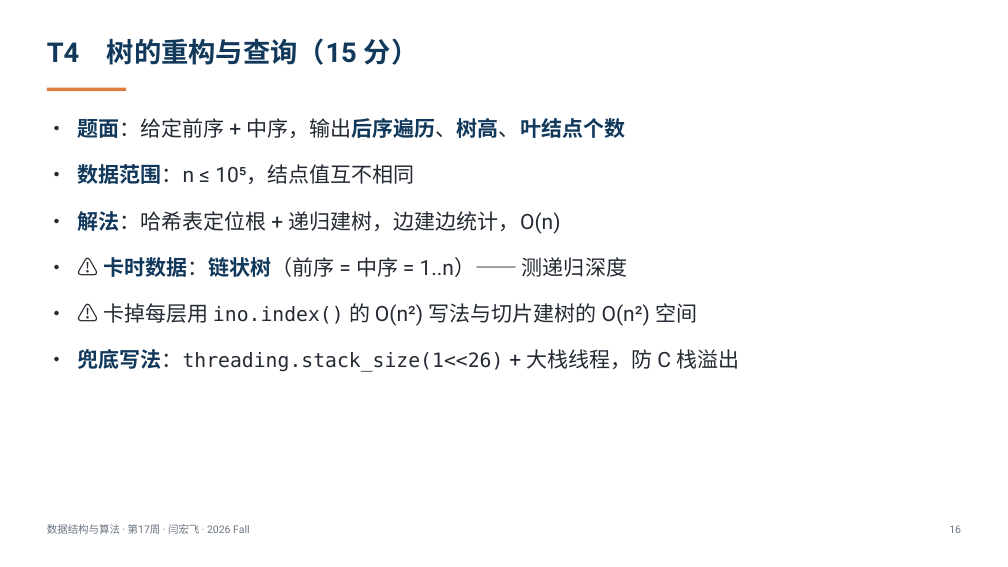
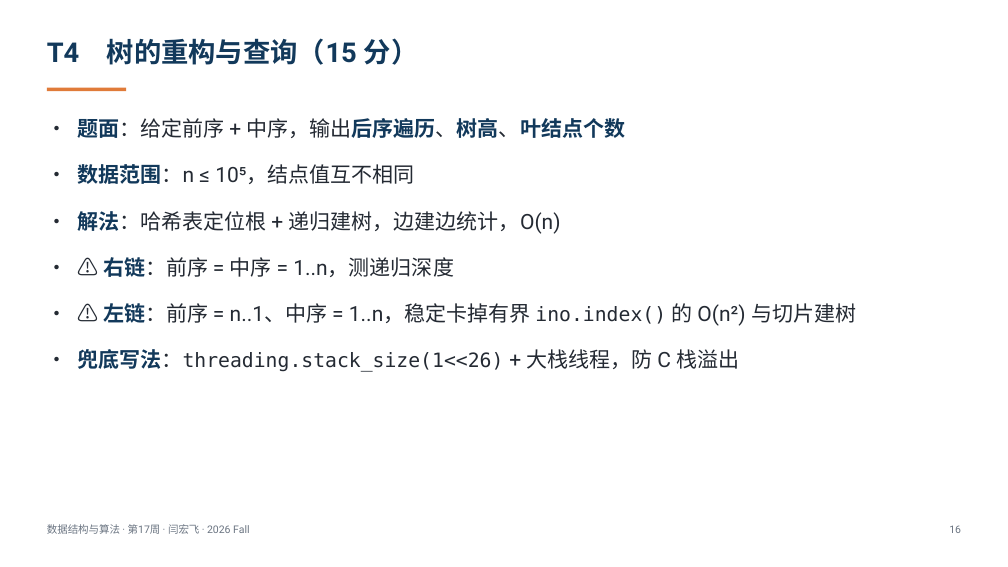
Before and after one commit to GMyhf/2026fall-cs201cq, a slide deck: slide 16 of courseware/202612_DSA_W17_Final_Machine_Exam.pptx. Drawn at 1008x567 pixels with LibreOffice and Linux fonts; fonts in the diff are those of the drawing. Boxes give left, top, right and bottom in pixels: in the first picture for what was removed or moved away, otherwise in the second. Text is boxed around its words. In the diff, an @@ line names an element or a change of style, - is before the commit and + after.

```diff
--- a/courseware/202612_DSA_W17_Final_Machine_Exam.pptx
+++ b/courseware/202612_DSA_W17_Final_Machine_Exam.pptx
@@ text at bbox=[103, 257, 856, 326]: text changed @@
-• ⚠️ 卡时数据：链状树（前序 = 中序 = 1..n）—— 测递归深度
-• ⚠️ 卡掉每层用 ino.index() 的 O(n²) 写法与切片建树的 O(n²) 空间
+• ⚠️ 右链：前序 = 中序 = 1..n，测递归深度
+• ⚠️ 左链：前序 = n..1、中序 = 1..n，稳定卡掉有界 ino.index() 的 O(n²) 与切片建树
```
Also in this commit, not shown: 2 other slides changed, 5 other files.
